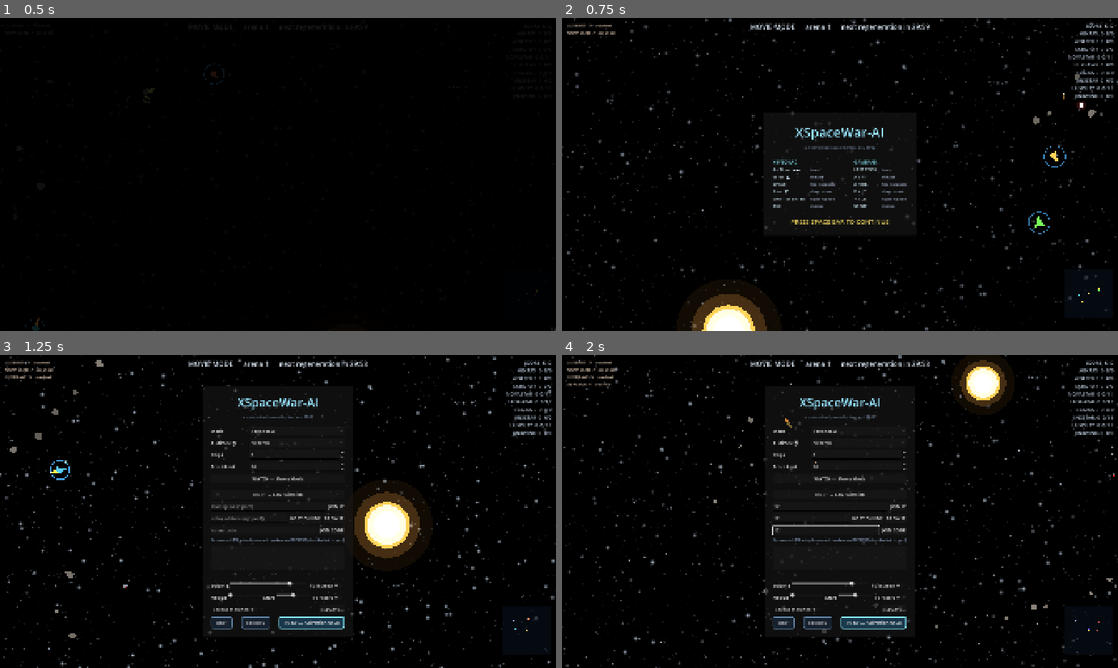
Above: before the commit, frames 1-4 (two rows, left to right).
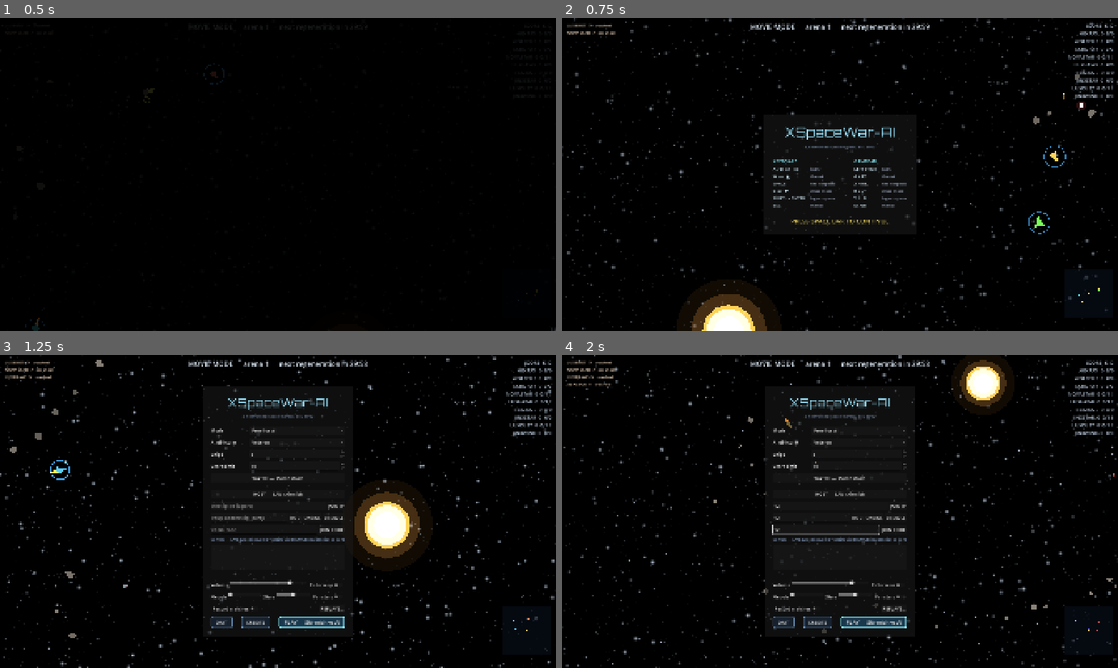
Above: after the commit, the same moments.

Repository: CryptoJones/XSpaceWar-AI
Game: Godot game, scene res://src/ui/main.tscn
Same seed, same stepped clock (60 frames per second), same inputs: the game is played once before the commit and once after it.
Inputs (mouse positions are in pixels of both pictures, inside the frame that each line leads up to):
- Up to frame 1 (0.5 s): no input
- Up to frame 2 (0.75 s): tap Enter at 0.5 s; move the mouse to (962, 158) at 0.52 s; hold D from 0.53 s (still down); hold Enter from 0.53 s (still down); click (962, 158) at 0.67 s
- Up to frame 3 (1.25 s): keep holding D; keep holding Enter; tap Space at 0.77 s
- Up to frame 4 (2 s): release D at 1.25 s; release Enter at 1.25 s; click (828, 505) at 1.27 s; type "12" at 1.35 s; click (812, 517) at 1.5 s; type "12" at 1.58 s; click (828, 530) at 1.73 s; type "12" at 1.82 s

Frame 1 is identical in both runs. In frame 2, 1.2% of the frame differs, in the area x 38-62%, y 30-66%; in frame 3, 1.7%; in frame 4, 1.9%, in the area x 37-62%, y 13-88%.

Commit message:
Title set in Orbitron (SIL OFL 1.1) — futuristic display face
- assets/fonts/Orbitron.ttf (variable, used at wght 700) with its OFL
  license text alongside; attribution added to NOTICE and a fonts line
  to the opening credits (OFL doesn't require in-game credit — the
  bundled license + NOTICE satisfy it — but it's house style)
- applied to the menu, splash, and the screen-dwarfing credits title

Co-Authored-By: Claude Fable 5 <noreply@anthropic.com>

Diff:
--- a/src/ui/main.gd
+++ b/src/ui/main.gd
@@ -77,6 +77,7 @@
 	["Claude Fable 5", 54, 2],
 	["", 36, 3],
 	["engine: Godot 4 — every pixel and sound procedurally generated", 42, 3],
+	["title font: Orbitron by Matt McInerney (SIL Open Font License 1.1)", 42, 3],
 	["", 60, 3],
 	["SPECIAL THANKS", 66, 1],
 	["John Van Lowe (JVL)", 54, 2],
@@ -91,6 +92,17 @@
 
 const SETTINGS_PATH := "user://settings.cfg"
 const REPLAY_DIR := "user://replays"
+
+var _title_font: FontVariation
+
+## Orbitron at bold weight — the futuristic display face used for titles
+## (OFL-licensed; see assets/fonts/ and NOTICE).
+func _get_title_font() -> FontVariation:
+	if _title_font == null:
+		_title_font = FontVariation.new()
+		_title_font.base_font = load("res://assets/fonts/Orbitron.ttf")
+		_title_font.variation_opentype = {"wght": 700}
+	return _title_font
 
 func _ready() -> void:
 	view = WorldView.new()
@@ -184,6 +196,7 @@
 
 	var title := Label.new()
 	title.text = "XSpaceWar-AI"
+	title.add_theme_font_override("font", _get_title_font())
 	title.add_theme_font_size_override("font_size", 42)
 	title.add_theme_color_override("font_color", Color(0.6, 0.9, 1.0))
 	title.horizontal_alignment = HORIZONTAL_ALIGNMENT_CENTER
@@ -428,6 +441,7 @@
 
 	var title := Label.new()
 	title.text = "XSpaceWar-AI"
+	title.add_theme_font_override("font", _get_title_font())
 	title.add_theme_font_size_override("font_size", 46)
 	title.add_theme_color_override("font_color", Color(0.6, 0.9, 1.0))
 	title.horizontal_alignment = HORIZONTAL_ALIGNMENT_CENTER
@@ -521,6 +535,7 @@
 		match int(entry[2]):
 			0:
 				l.add_theme_color_override("font_color", Color(0.6, 0.9, 1.0))
+				l.add_theme_font_override("font", _get_title_font())
 			1:
 				l.add_theme_color_override("font_color", Color(1.0, 0.85, 0.4))
 			2:
Not shown, added: assets/fonts/Orbitron-OFL.txt
Binary file added: assets/fonts/Orbitron.ttf
Not shown, added: assets/fonts/Orbitron.ttf.import
Not shown, changed: NOTICE
